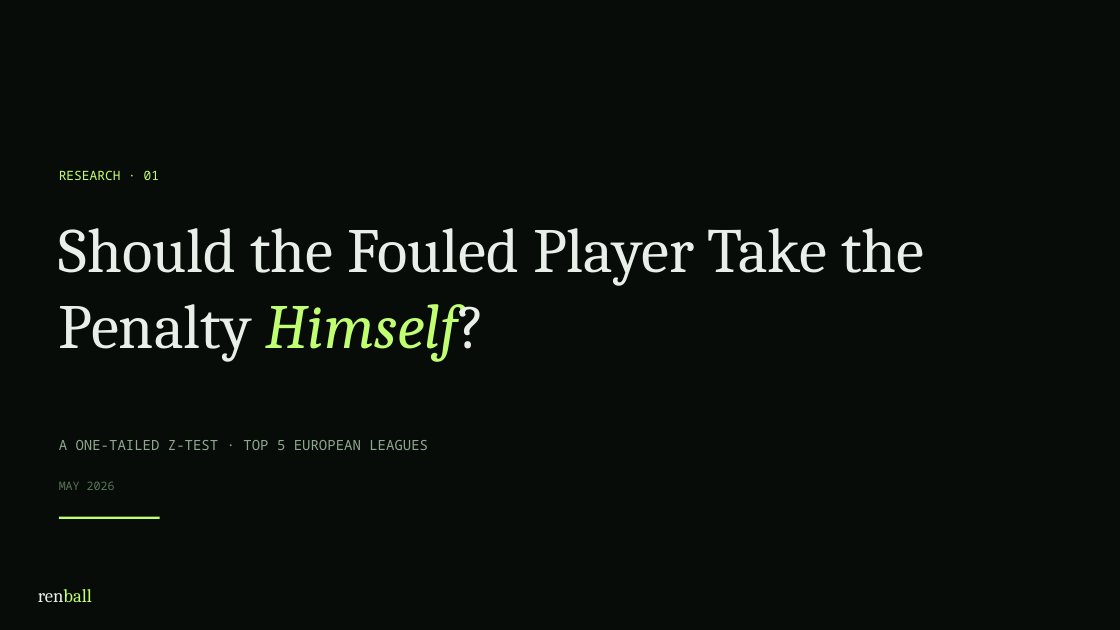
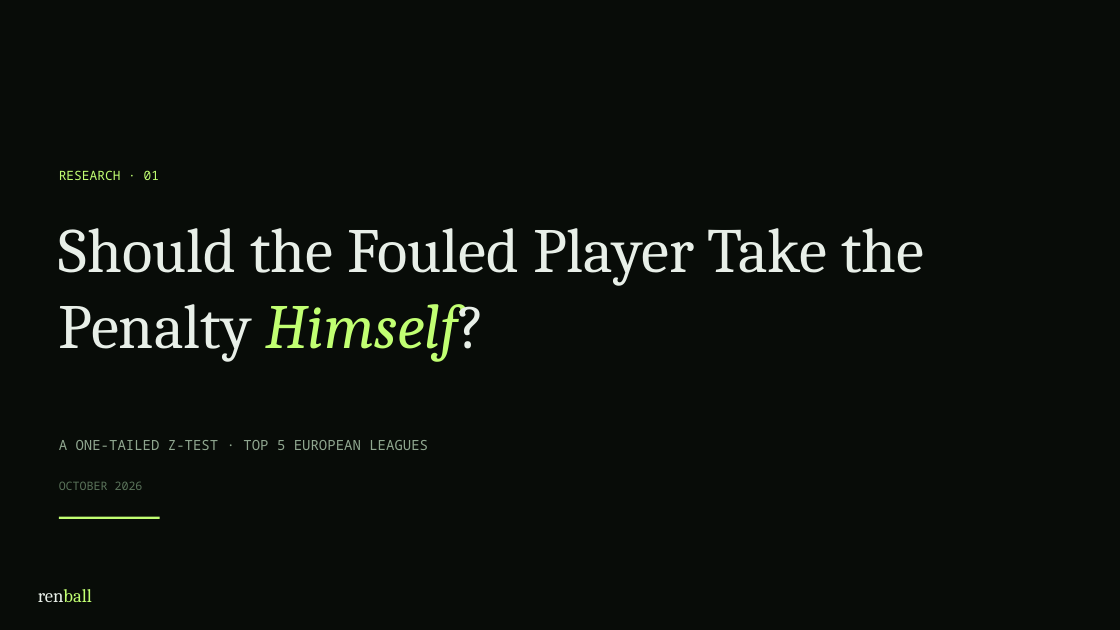
Before and after one commit to koeymenc/renball, a slide deck: slide 1 of projects/01-penalty-analysis/slides.pptx. Drawn at 1120x630 pixels with LibreOffice and Linux fonts; fonts in the diff are those of the drawing. Boxes give left, top, right and bottom in pixels: in the first picture for what was removed or moved away, otherwise in the second. Text is boxed around its words. In the diff, an @@ line names an element or a change of style, - is before the commit and + after.

```diff
--- a/projects/01-penalty-analysis/slides.pptx
+++ b/projects/01-penalty-analysis/slides.pptx
@@ text at [59,481,143,490]: text changed @@
-MAY 2026
+OCTOBER 2026
```
Also in this commit, not shown: 29 other files.
